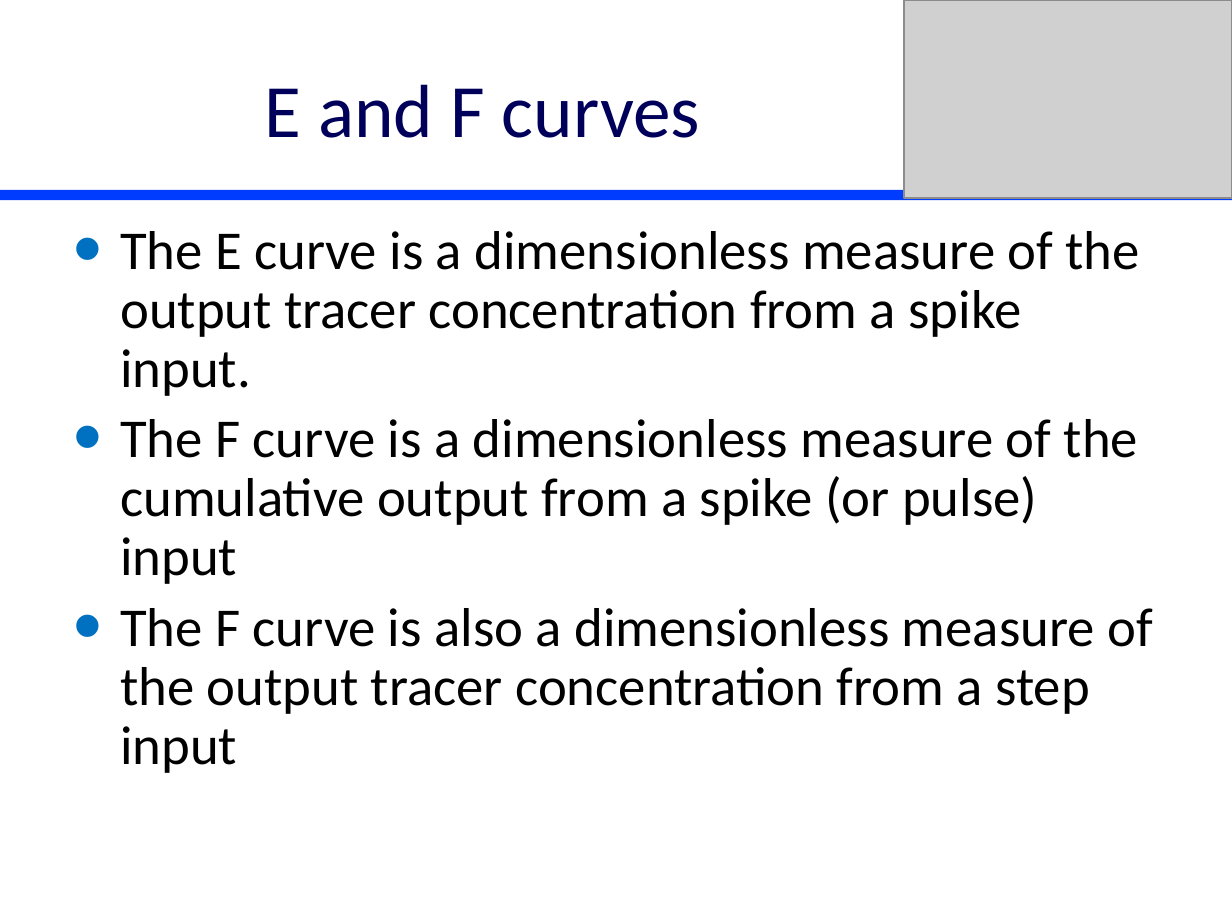
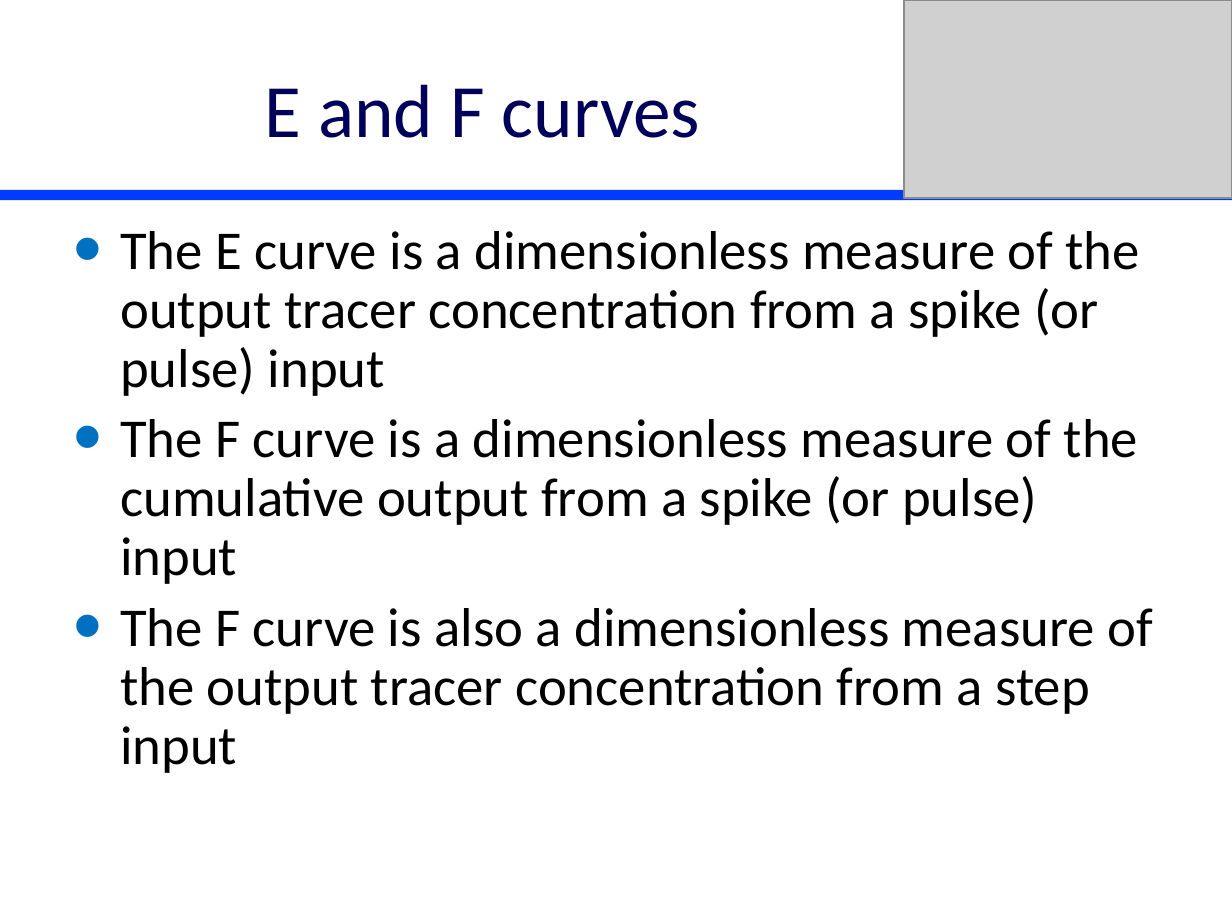
Before and after one commit to monroews/CEE4530, a slide deck: slide 22 of website/pptx/Reactor_Characteristics.pptx. Drawn at 1232x924 pixels with LibreOffice and Linux fonts; fonts in the diff are those of the drawing; grey boxes stand for pictures. Boxes give left, top, right and bottom in pixels: in the first picture for what was removed or moved away, otherwise in the second. Text is boxed around its words. In the diff, an @@ line names an element or a change of style, - is before the commit and + after.

```diff
--- a/website/pptx/Reactor_Characteristics.pptx
+++ b/website/pptx/Reactor_Characteristics.pptx
@@ text at box(120, 231, 1140, 396): text changed @@
-• The E curve is a dimensionless measure of the output tracer concentration from a spike input.
+• The E curve is a dimensionless measure of the output tracer concentration from a spike (or pulse) input
```
Also in this commit, not shown: 9 other slides changed, 1 slide removed, 2 other files.
